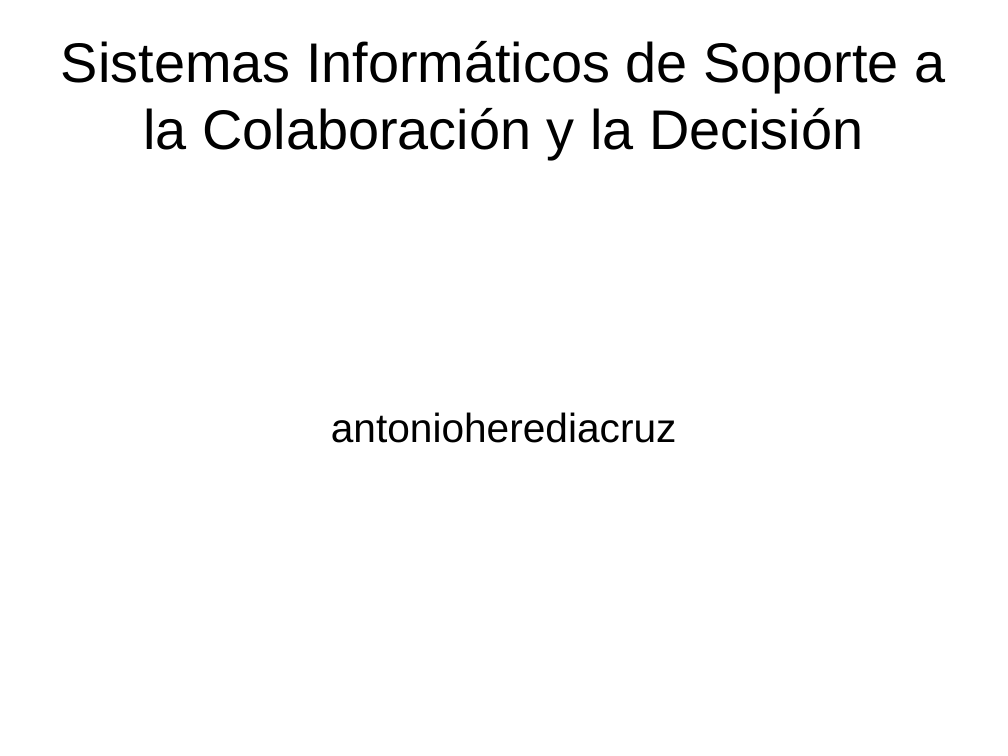
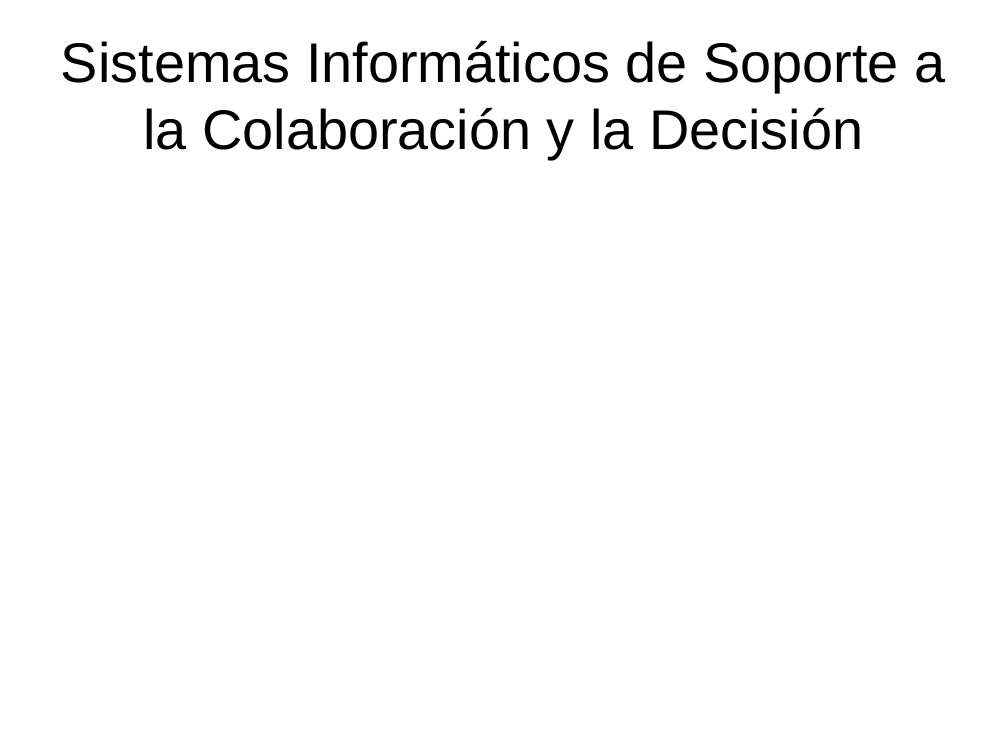
Before and after one commit to antonioherediac/siscd-antoniougr, a slide deck: slide 1 of presentacion-open-office.odp. Drawn at 1008x756 pixels with LibreOffice and Linux fonts; fonts in the diff are those of the drawing. Boxes give left, top, right and bottom in pixels: in the first picture for what was removed or moved away, otherwise in the second. Text is boxed around its words. In the diff, an @@ line names an element or a change of style, - is before the commit and + after.

```diff
--- a/presentacion-open-office.odp
+++ b/presentacion-open-office.odp
@@ subtitle removed at (331,412,677,443) @@
-antonioherediacruz
```
Also in this commit, not shown: 6 other files.
